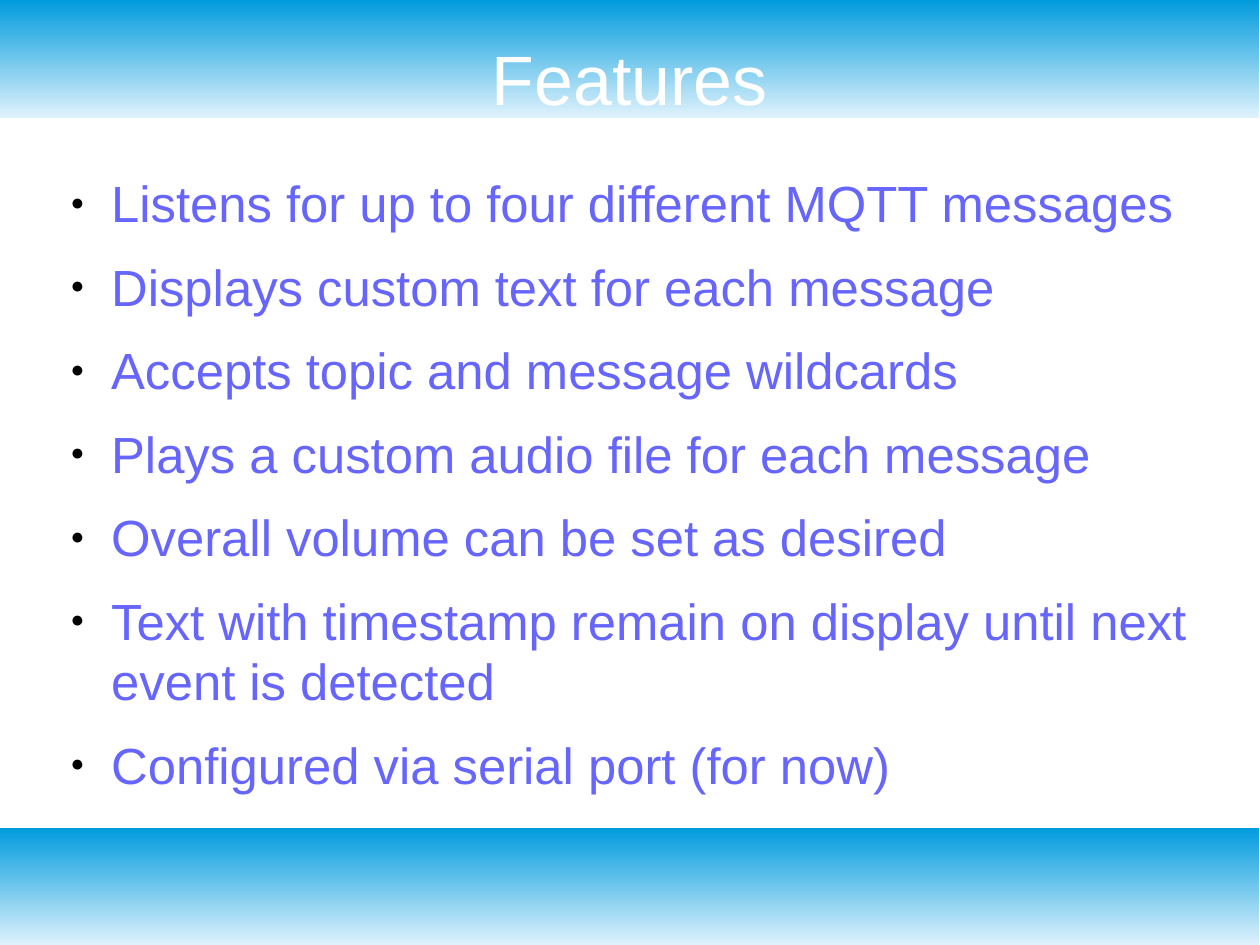
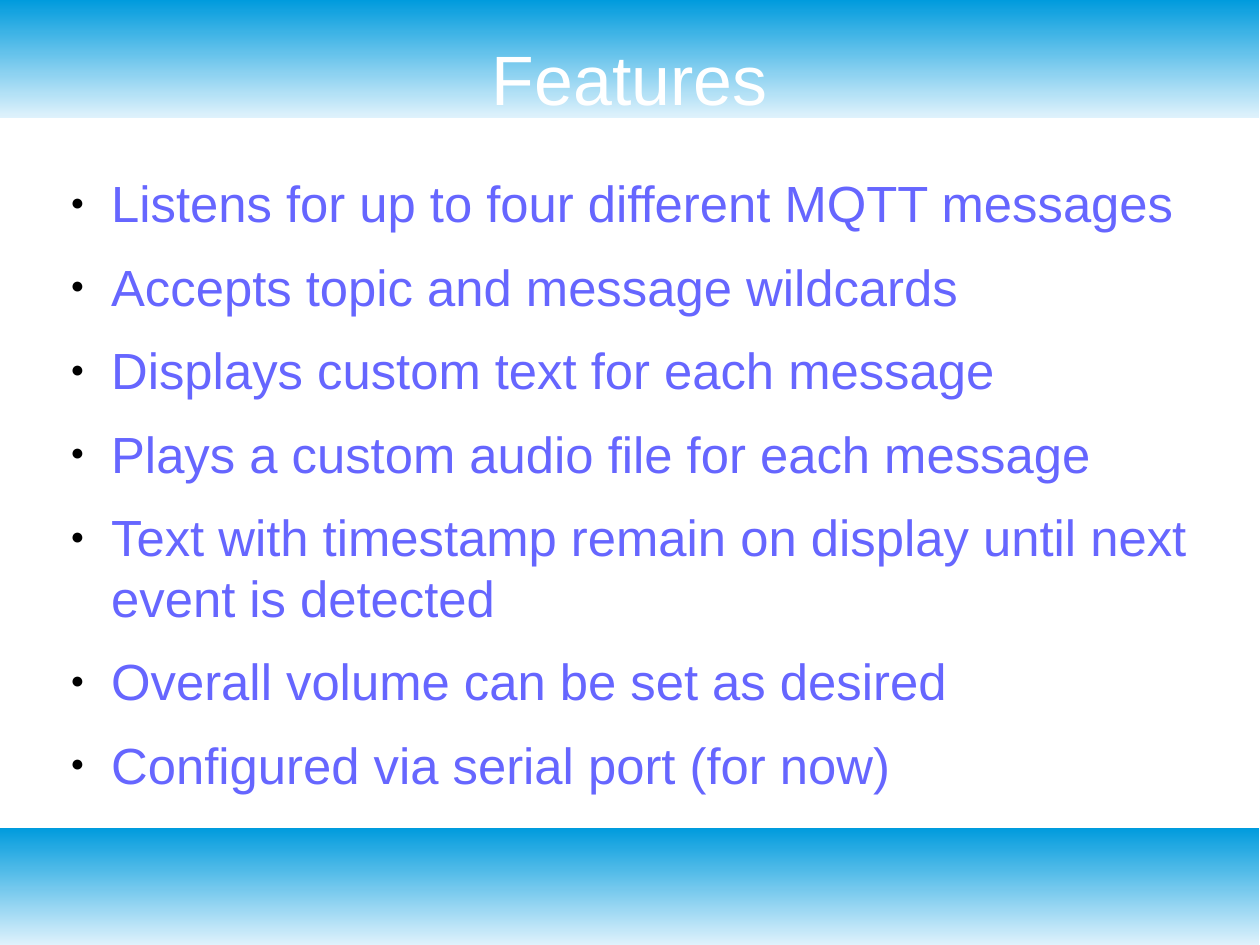
Before and after one commit to buteomont/mqttListener, a slide deck: slide 3 of presentation/HOT Club presentation.odp. Drawn at 1260x945 pixels with LibreOffice and Linux fonts; fonts in the diff are those of the drawing. Boxes give left, top, right and bottom in pixels: in the first picture for what was removed or moved away, otherwise in the second. Text is boxed around its words. In the diff, an @@ line names an element or a change of style, - is before the commit and + after.

Commit message:
presentation changes

```diff
--- a/presentation/HOT Club presentation.odp
+++ b/presentation/HOT Club presentation.odp
@@ text at <box>111,269,958,316</box>: paragraph added @@
+● Accepts topic and message wildcards
@@ text at <box>111,352,958,400</box>: paragraph removed @@
-● Accepts topic and message wildcards
@@ text at <box>111,519,1186,618</box>: paragraph added @@
+● Text with timestamp remain on display until next event is detected
@@ text at <box>111,603,1186,701</box>: paragraph removed @@
-● Text with timestamp remain on display until next event is detected
```
Also in this commit, not shown: 6 other slides changed, 1 slide added, 1 other file.
